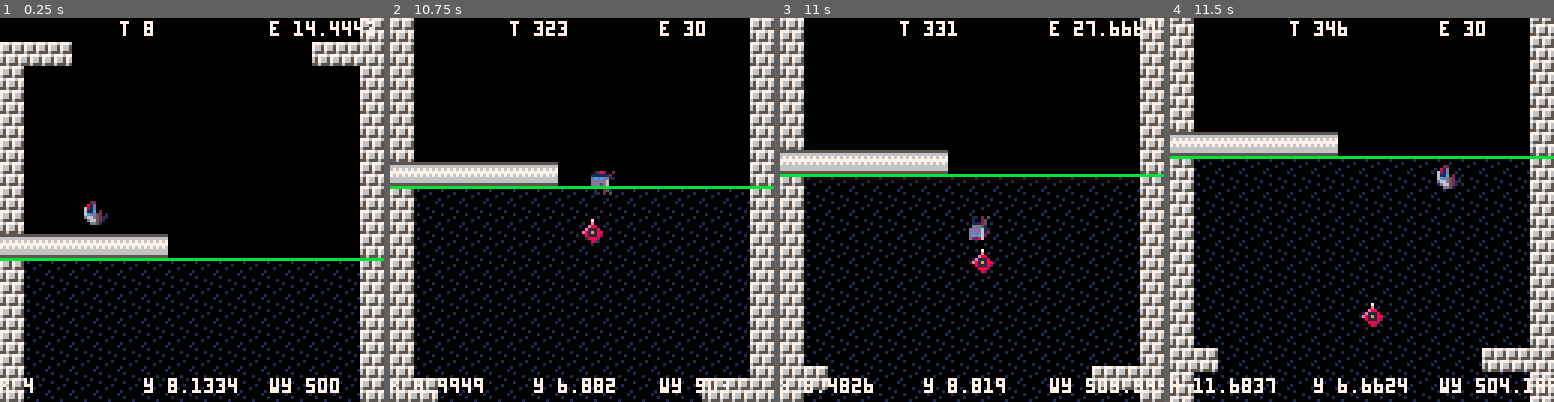
Above: before the commit, frames 1-4 (left to right).
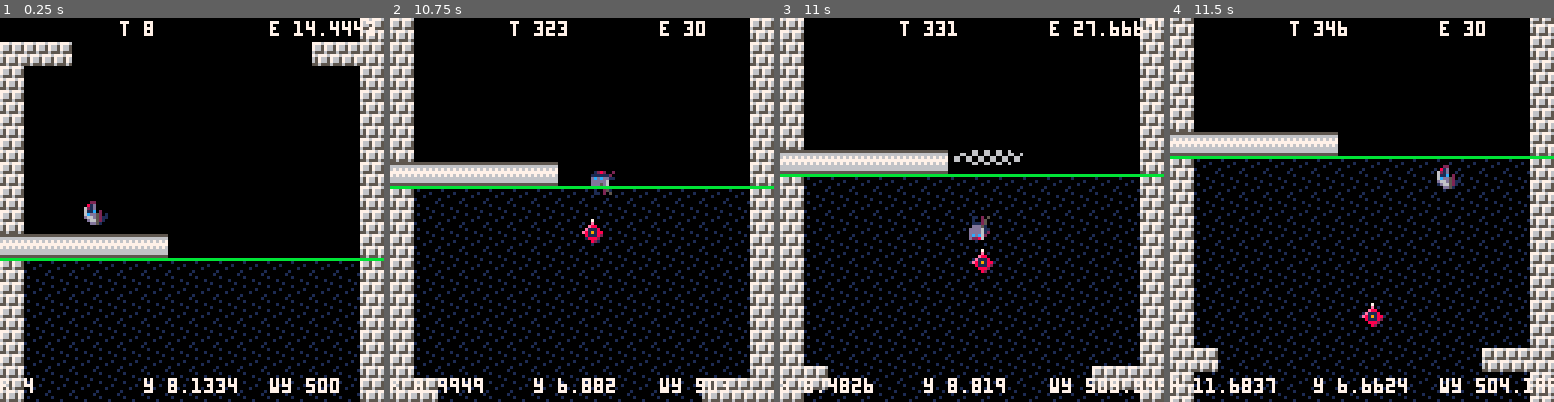
Above: after the commit, the same moments.

Repository: ggaughan/wake-of-the-ninja
Game: PICO-8 cartridge wakey.p8
Two runs of this game, one before a commit and one after it. Both use one fixed random seed, a clock stepped at 60 frames per second and the inputs below.
Inputs:
- Up to frame 1 (0.25 s): no input
- Up to frame 2 (10.75 s): tap X (X key) at 0.33, 1.07, 1.85, 2.97, 4.08, 5.2, 6.32, 7.43, 8.55, 9.67 s; hold Right 1.6-2.1 s; hold Up 2.15-2.42 s; hold Right 2.47-3.03 s; hold Left 3.08-3.58 s; hold Down 3.63-3.97 s; hold Right 4.02-4.68 s; hold Up 4.73-5.03 s; hold Left 5.08-5.68 s; hold Down 5.73-6.03 s; hold Right 6.08-6.58 s; hold Right 6.63-7.13 s; hold Up 7.18-7.45 s; hold Right 7.5-8.07 s; hold Left 8.12-8.62 s; hold Down 8.67-9 s; hold Right 9.05-9.72 s; hold Up 9.77-10.07 s; hold Left 10.12-10.72 s
- Up to frame 3 (11 s): hold Down from 10.77 s (still down); tap X (X key) at 10.78 s
- Up to frame 4 (11.5 s): release Down at 11.07 s; hold Right from 11.12 s (still down)

Frames 1-2 are identical in both runs. In frame 3, 0.3% of the frame differs, in the area x 45-64%, y 34-39%; in frame 4, nothing differs.

Commit message:
Start wake

Diff:
--- a/wakey.p8
+++ b/wakey.p8
@@ -47,6 +47,16 @@
 w_start_brick = 141
 
 pl_start_y = 7
+wake_max=6
+wake = {}
+for i=1,wake_max do
+	wake[i]={-1,-1,-1}
+end
+wake_last=0
+-- todo remove wake_last_y = 0
+wake_start=0
+wake[wake_start]={-1,-1,-1}
+wake_decay = 16
 scroll_dy = 0.2  --note: 0.3 needs better collision resolution
 --scroll_dy = 0.1
 wdy = 0
@@ -120,6 +130,34 @@
 	else
 		-- we are alive and have control
 		pl.state = idle
+
+		if btn(❎) and pl.energy > min_energy then
+			if (pl.dy < 0 and btn(⬆️)) or (pl.dy > 0 and btn(⬇️)) then
+				wake_last += 1
+				if (wake_last > wake_max) wake_last = 1
+				if pl.dy < 0 then
+					wake[wake_last] = {pl.x,pl.y+0.5,pl.t}
+				else
+					wake[wake_last] = {pl.x,pl.y-1.5,pl.t}
+				end
+				--if btnp(❎) then
+				if wake_start == 0 then
+					wake_start=wake_last
+				end
+				printh("w "..wake_start.." "..wake_last.." "..wake[wake_last][1]..","..wake[wake_last][2])
+			end
+		else
+				--if wake_start != 0 then
+				if wake_last != 0 then
+					--wake_start=0
+					wake_last += 1
+					if (wake_last > wake_max) wake_last = 1
+			  wake[wake_last] = {-1,-1,-1}
+			  wake_last = 0
+				 printh("wend ")
+			 end
+		end
+		--todo remove wake_last_y = pl.y+wy
 
 	 -- how fast to accelerate
 	 local accel = 0.2
@@ -198,6 +236,9 @@
 	 for a in all(actor) do
 	 	a.y -= wdy
 	 end
+	 for a in all(wake) do
+	 	a[2] -= wdy
+	 end
 	 -- todo end move_camera
 	-- else in a fixed room
 	end
@@ -342,6 +383,32 @@
 --	end
 end
 
+function draw_wake()
+	--todo remove local in_water = pl.y + wy + pl.dy - w_g_y +1 > water_level
+	for i=1,wake_max do
+		local wki = wake_start + i
+		if (wki > wake_max) wki = wki-wake_max
+		local wk = wake[wki]
+		if (wk[1] == -1) break
+		printh("wd".." "..wake_start.." "..i..":"..wki..":"..wk[1]..","..wk[2].."-"..wk[3])
+		if pl.t - wk[3] < wake_decay then
+			--local oy = (wk[2] * 8) + 4 + ((wk[2]>pl.y) and i*4 or -i*4)
+			local oy = (wk[2] * 8) + 4
+			local ow = ((pl.t-wk[3])/4)*2 * 4
+			local oh = ((pl.t-wk[3])/3)
+			--local ow = i * 4
+			--local oh = i
+			local ox = wk[1] * 8
+	  fillp(0b0011001111001100.1)
+	  printh("  "..ox-ow..","..oy-oh..","..ox+ow..","..oy+oh)
+	  local c = pl.t - wk[3]
+	  ovalfill(ox-ow,oy-oh,ox+ow,oy+oh, c%8)
+	  fillp()
+	 -- else don't draw old ones
+	 end
+	end
+end
+
 function _draw()
  cls()
 
@@ -357,6 +424,7 @@
  pal()
 
  foreach(actor,draw_actor)
+ draw_wake()
 
 	if debug then
 	 -- no use?:
@@ -500,6 +568,10 @@
       pl.t=0
       pl.energy=0
       a2.y=-1  -- kill
+						for i=1,wake_max do
+							wake[i]={-1,-1,-1}
+						end
+					 printh("wend die x")
      	printh("die")
 	    end
      return true
@@ -517,6 +589,10 @@
       pl.dy=0
       pl.energy=0
       a2.y=-1  -- kill
+						for i=1,wake_max do
+							wake[i]={-1,-1,-1}
+						end
+					 printh("wend die y")
      	printh("die")
 	    end
      return true
